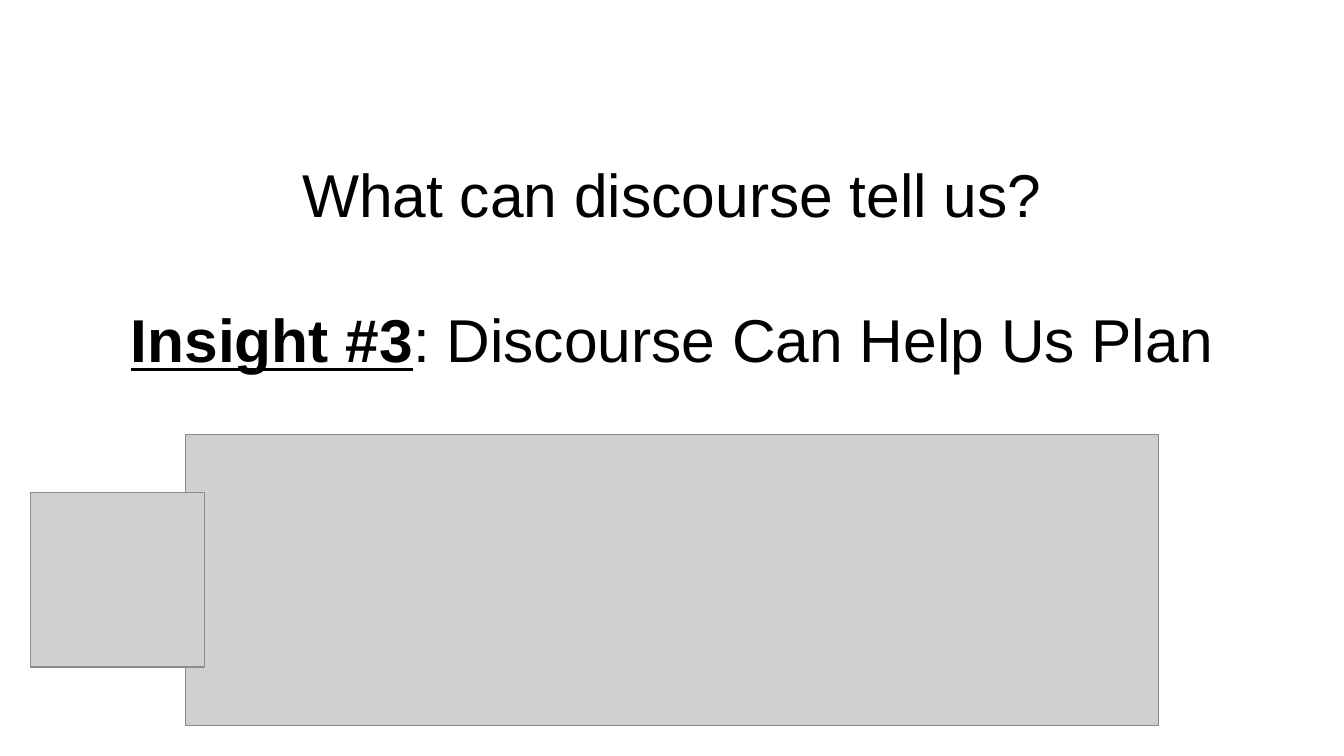
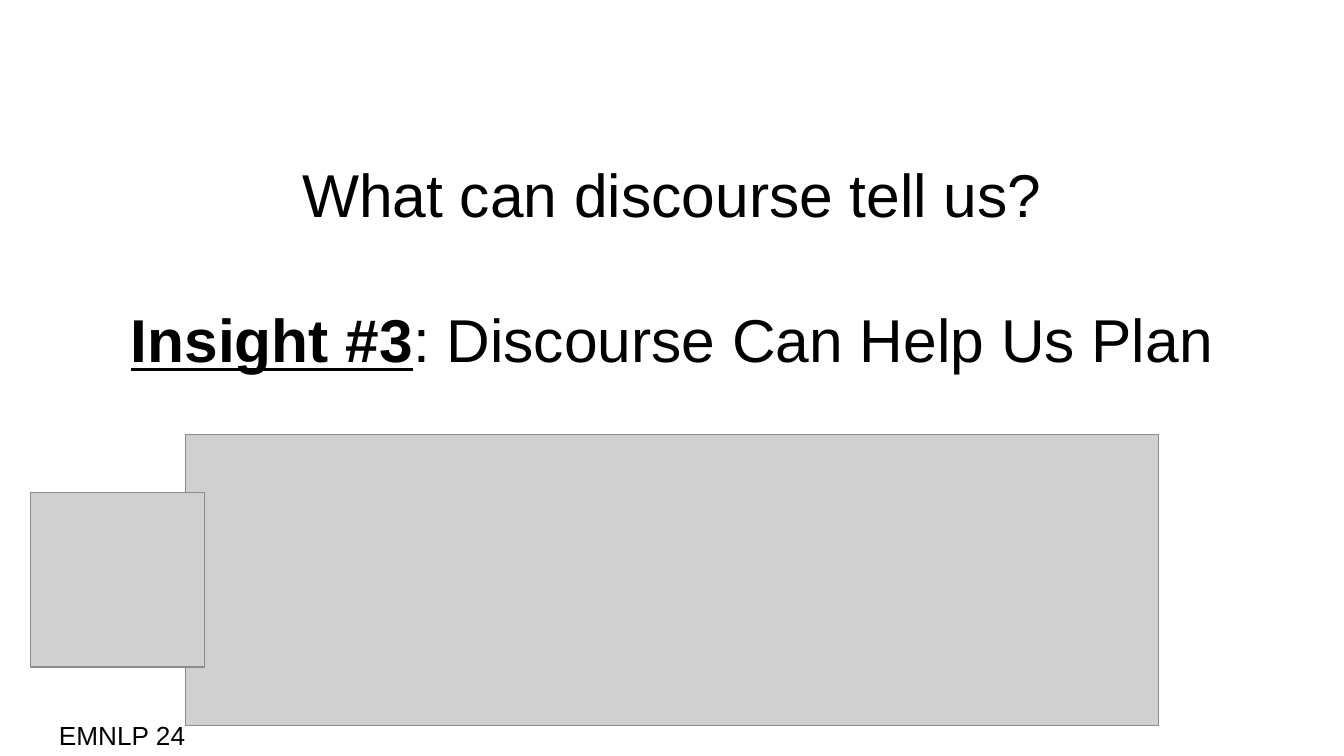
Before and after one commit to jonmay/USC-CS662, a slide deck: slide 50 of assets/files/discourse.pptx (slide 40 before the commit). Drawn at 1344x756 pixels with LibreOffice and Linux fonts; fonts in the diff are those of the drawing; grey boxes stand for pictures. Boxes give left, top, right and bottom in pixels: in the first picture for what was removed or moved away, otherwise in the second. Text is boxed around its words. In the diff, an @@ line names an element or a change of style, - is before the commit and + after.

Commit message:
tweak what i want to present about discourse

```diff
--- a/assets/files/discourse.pptx
+++ b/assets/files/discourse.pptx
@@ text added at box(59, 726, 185, 745), 14 pt, text #000000 @@
+EMNLP 24
```
Also in this commit, not shown: 28 other slides changed, 11 slides added, 1 slide removed.
